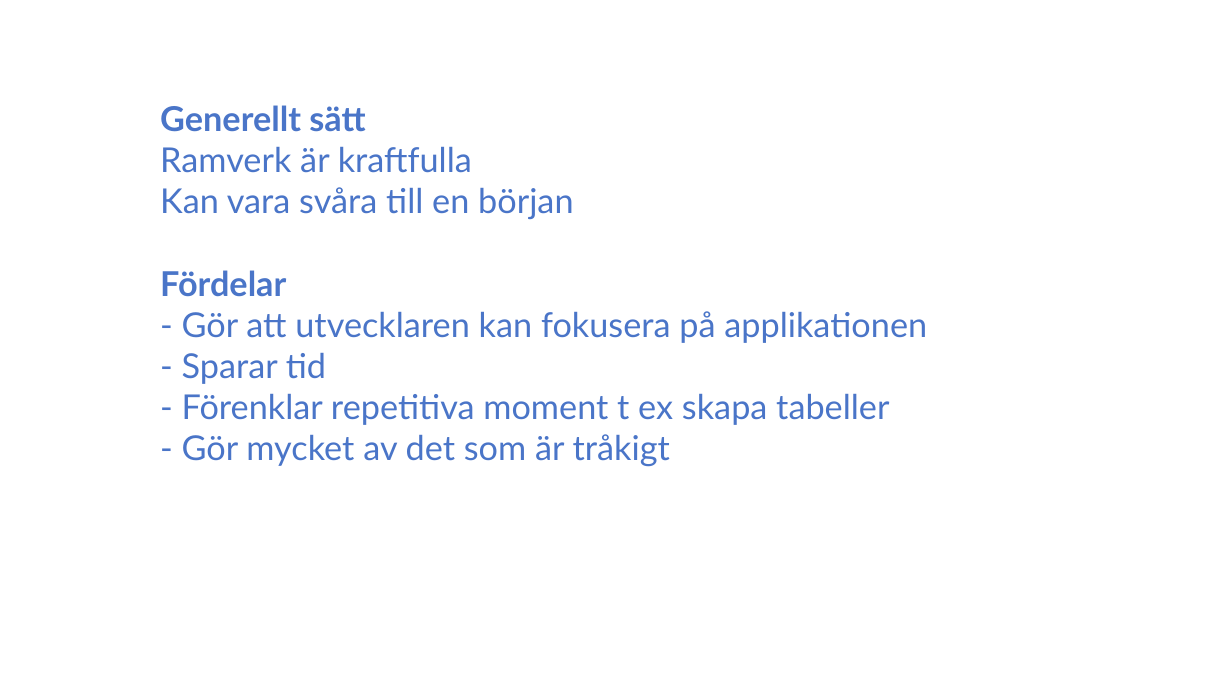
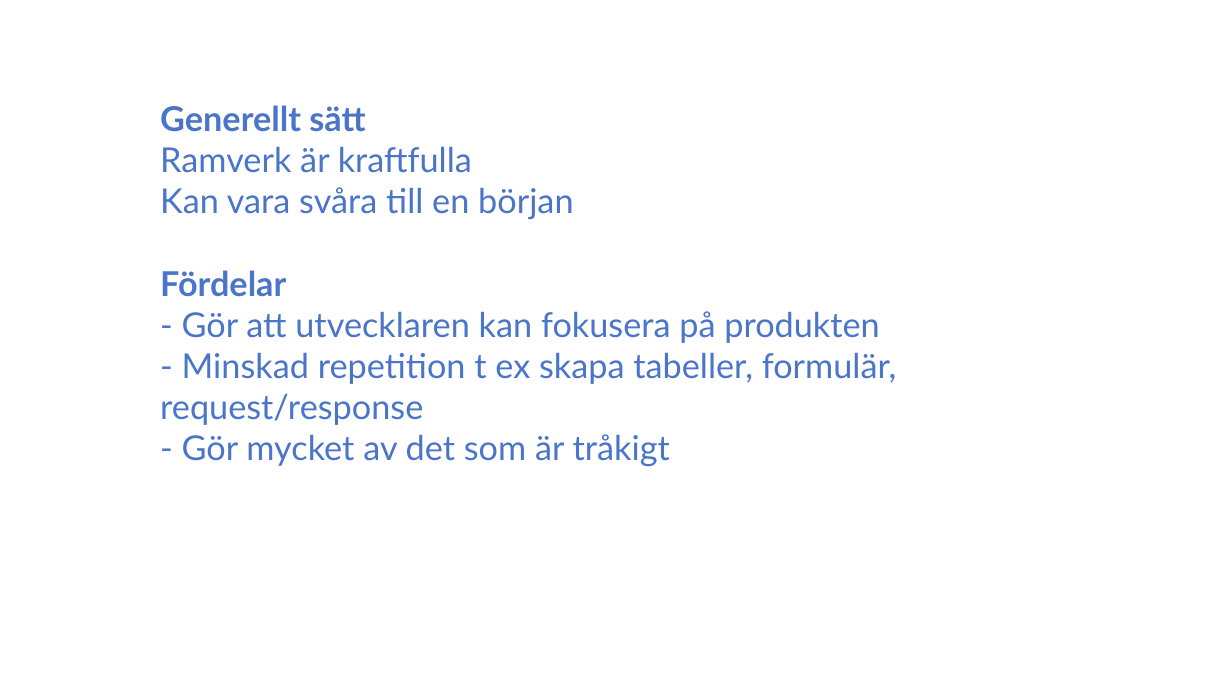
Before and after one commit to pereriksson/taskist, a slide deck: slide 11 of doc/Redovisning.pptx. Drawn at 1232x693 pixels with LibreOffice and Linux fonts; fonts in the diff are those of the drawing. Boxes give left, top, right and bottom in pixels: in the first picture for what was removed or moved away, otherwise in the second. Text is boxed around its words. In the diff, an @@ line names an element or a change of style, - is before the commit and + after.

```diff
--- a/doc/Redovisning.pptx
+++ b/doc/Redovisning.pptx
@@ text at bbox=[160, 311, 897, 425]: text changed @@
-● - Gör att utvecklaren kan fokusera på applikationen
-● - Sparar tid
-● - Förenklar repetitiva moment t ex skapa tabeller
+● - Gör att utvecklaren kan fokusera på produkten
+● - Minskad repetition t ex skapa tabeller, formulär, request/response
```
Also in this commit, not shown: 9 other slides changed.
